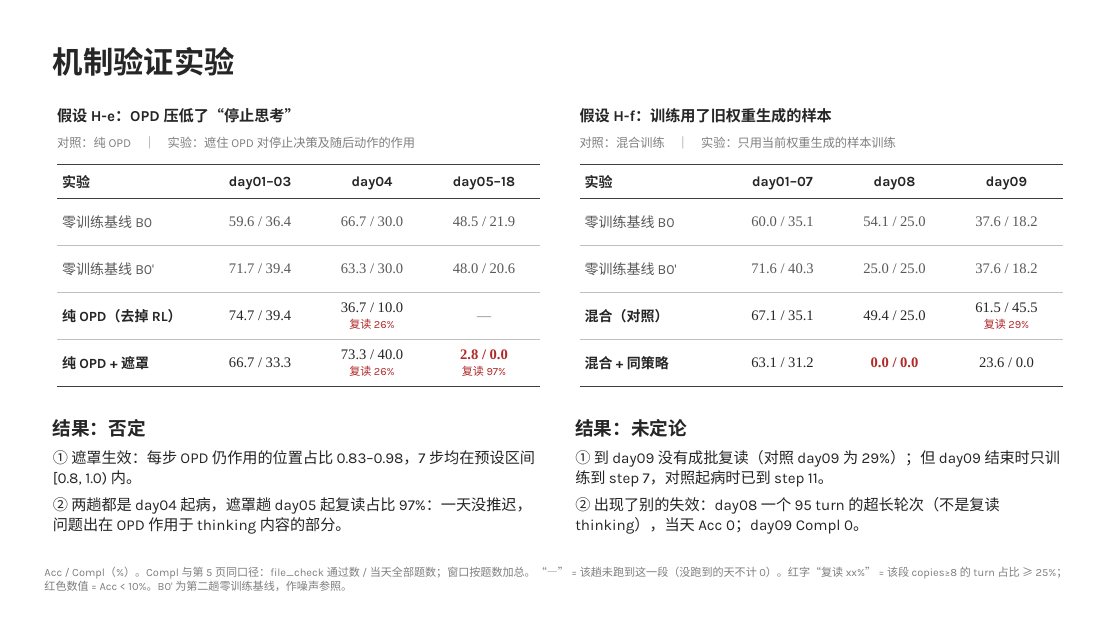
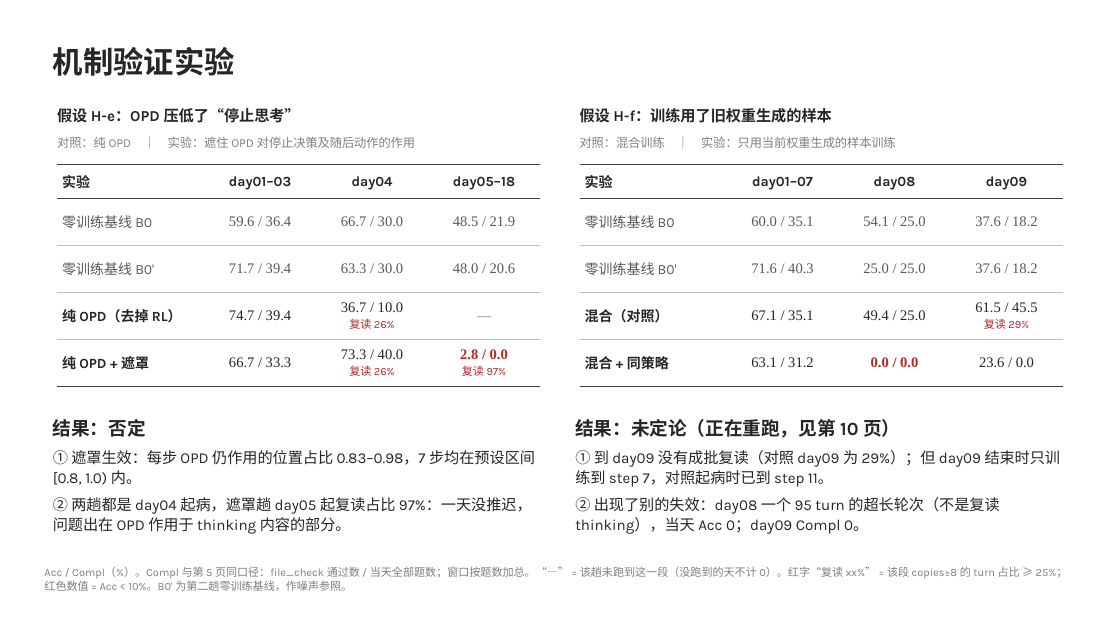
Before and after one commit to maoumao34-design/OpenClaw-RL, a slide deck: slide 8 of report/Openclaw-RL论文复现及迁移内容分享_MetaClaw进展.pptx. Drawn at 1120x630 pixels with LibreOffice and Linux fonts; fonts in the diff are those of the drawing; background and template pictures are left out. Boxes give left, top, right and bottom in pixels: in the first picture for what was removed or moved away, otherwise in the second. Text is boxed around its words. In the diff, an @@ line names an element or a change of style, - is before the commit and + after.

Commit message:
docs(report): add slide 10 on the ongoing H-f rerun (stale-trajectory filter)
The progress deck lacked the experiment currently in progress: training
only on samples from the current weights, to stop trajectories from
superseded weights updating the model. New slide 10 covers the problem
and its evidence (every batch after step 0 generated by the previous
weights, staleness 1.4-2.7x the step-0 floor), the diagnostic design and
validity checks, first-run results to day 9, and the rerun with its
step-aligned criteria (marked as a proposal, still unconfirmed in the
work log). Slides 8 and 9 now point to it. Originals unchanged; validate
passes.

```diff
--- a/report/Openclaw-RL论文复现及迁移内容分享_MetaClaw进展.pptx
+++ b/report/Openclaw-RL论文复现及迁移内容分享_MetaClaw进展.pptx
@@ text at (575, 419, 900, 438): text changed @@
-结果：未定论
+结果：未定论（正在重跑，见第 10 页）
```
Also in this commit, not shown: 1 other slide changed, 1 slide added, 2 other files.
